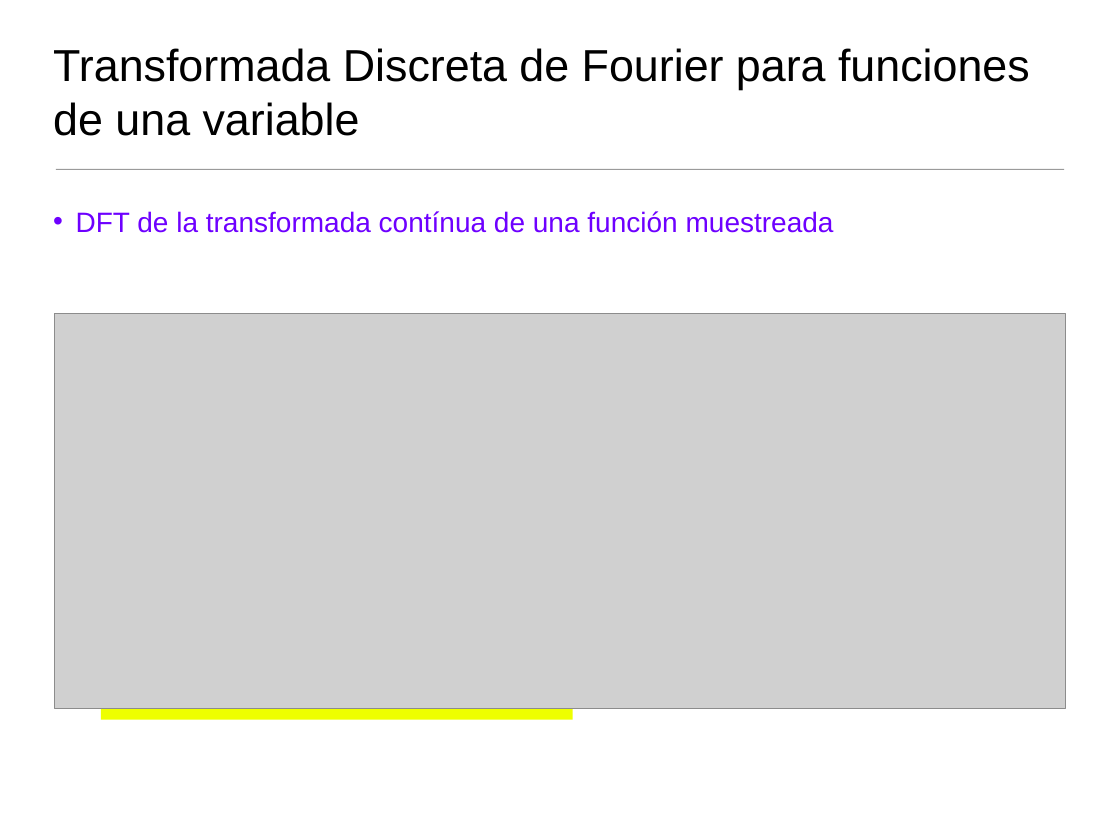
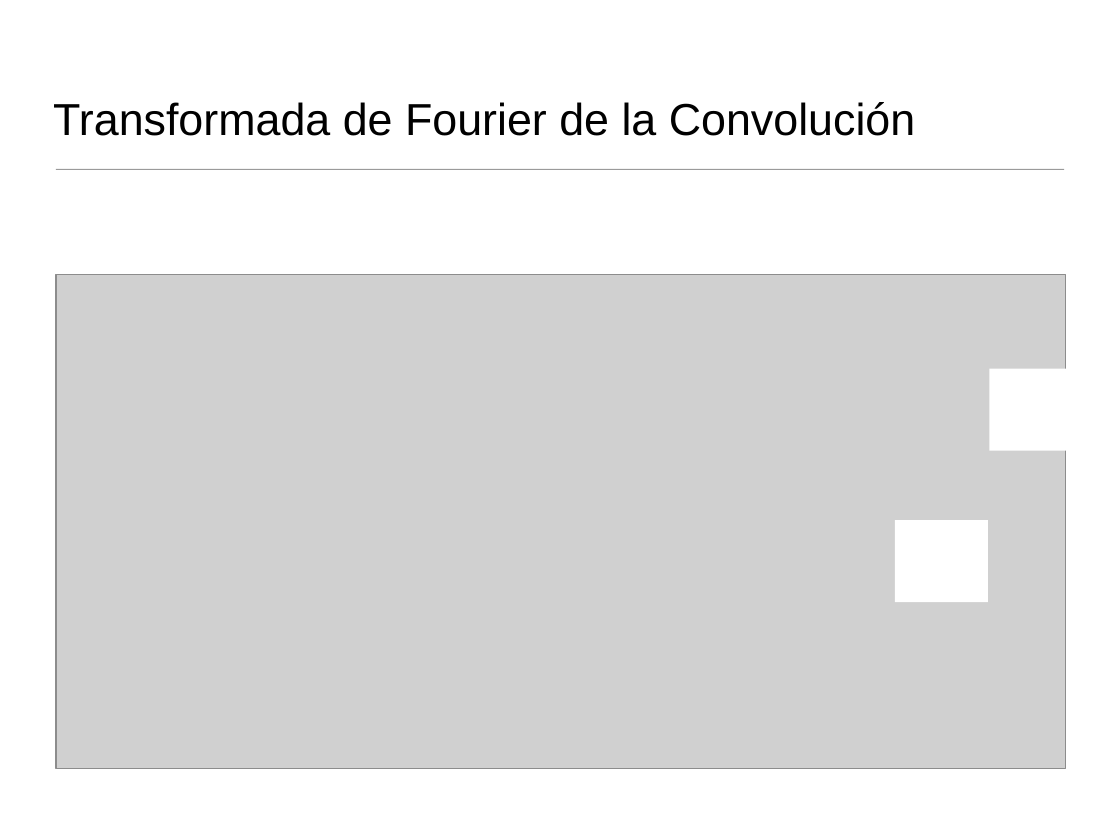
Before and after one commit to domingomery/imagenes, a slide deck: slide 17 of clases/Cap04_Sistemas_Lineales/presentations/IMG04_Fourier1D_Teoria.pptx (slide 43 before the commit). Drawn at 1120x840 pixels with LibreOffice and Linux fonts; fonts in the diff are those of the drawing; grey boxes stand for pictures. Boxes give left, top, right and bottom in pixels: in the first picture for what was removed or moved away, otherwise in the second. Text is boxed around its words. In the diff, an @@ line names an element or a change of style, - is before the commit and + after.

```diff
--- a/clases/Cap04_Sistemas_Lineales/presentations/IMG04_Fourier1D_Teoria.pptx
+++ b/clases/Cap04_Sistemas_Lineales/presentations/IMG04_Fourier1D_Teoria.pptx
@@ title at bbox=[53, 102, 916, 136]: text changed @@
-Transformada Discreta de Fourier para funciones de una variable
+Transformada de Fourier de la Convolución
@@ text removed at bbox=[76, 211, 834, 233] @@
-• DFT de la transformada contínua de una función muestreada
@@ picture: place and size @@
-picture at bbox=[54, 314, 1066, 709]
+picture at bbox=[56, 274, 1066, 768]
@@ rectangle added at bbox=[990, 369, 1083, 451], fill #FFFFFF @@
@@ rectangle added at bbox=[895, 520, 988, 602], fill #FFFFFF @@
@@ rectangle removed at bbox=[101, 608, 573, 720] @@
```
Also in this commit, not shown: 23 other slides changed, 9 slides added, 20 slides removed, 14 other files.
